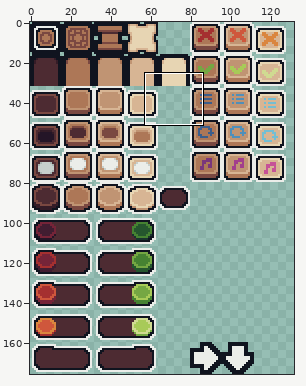
File history of a pixel-art file, assets/sprites/ui/menu-assets/atlas_ui.aseprite. Above: a wide view before the commit, with the close-up outlined.
Close-up. First the earlier version:
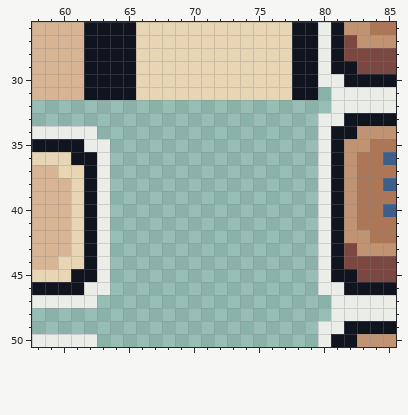
144x176 pixels, 1 frame. Shown: x 58..85, y 26..50. The wide view leaves out empty margins.
And afterwards:
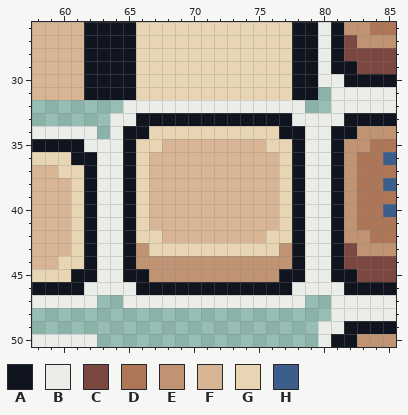
Palette (. is transparent): A #10141f  B #ebede9  C #7a4841  D #ad7757  E #c09473  F #d7b594  G #e7d5b3  H #3c5e8b
Edits made:
The author put colour A in row 33 at x 66 to 77; in row 34 at x 65 to 66 and 77 to 78; in rows 35 to 44 at x 65 and 78; in row 45 at x 65 to 66 and 77 to 78; in row 46 at x 66 to 77.
The author put colour B in row 32 at x 65 to 78; in row 33 at x 64 to 65 and 78 to 79; in rows 34 to 45 at x 64 and 79; in row 46 at x 64 to 65 and 78 to 79; in row 47 at x 65 to 78.
The author put colour E in row 43 at x 66 and 77; in row 44 at x 66 to 77; in row 45 at x 67 to 76.
The author put colour F in row 35 at x 68 to 75; in rows 36 to 41 at x 67 to 76; in row 42 at x 68 to 75.
The author put colour G in row 34 at x 67 to 76; in row 35 at x 66 to 67 and 76 to 77; in rows 36 to 41 at x 66 and 77; in row 42 at x 66 to 67 and 76 to 77; in row 43 at x 67 to 76.
Where, in picture pixels (left, top, right, bottom), the same in both close-ups:
added: (110, 100, 318, 308)
